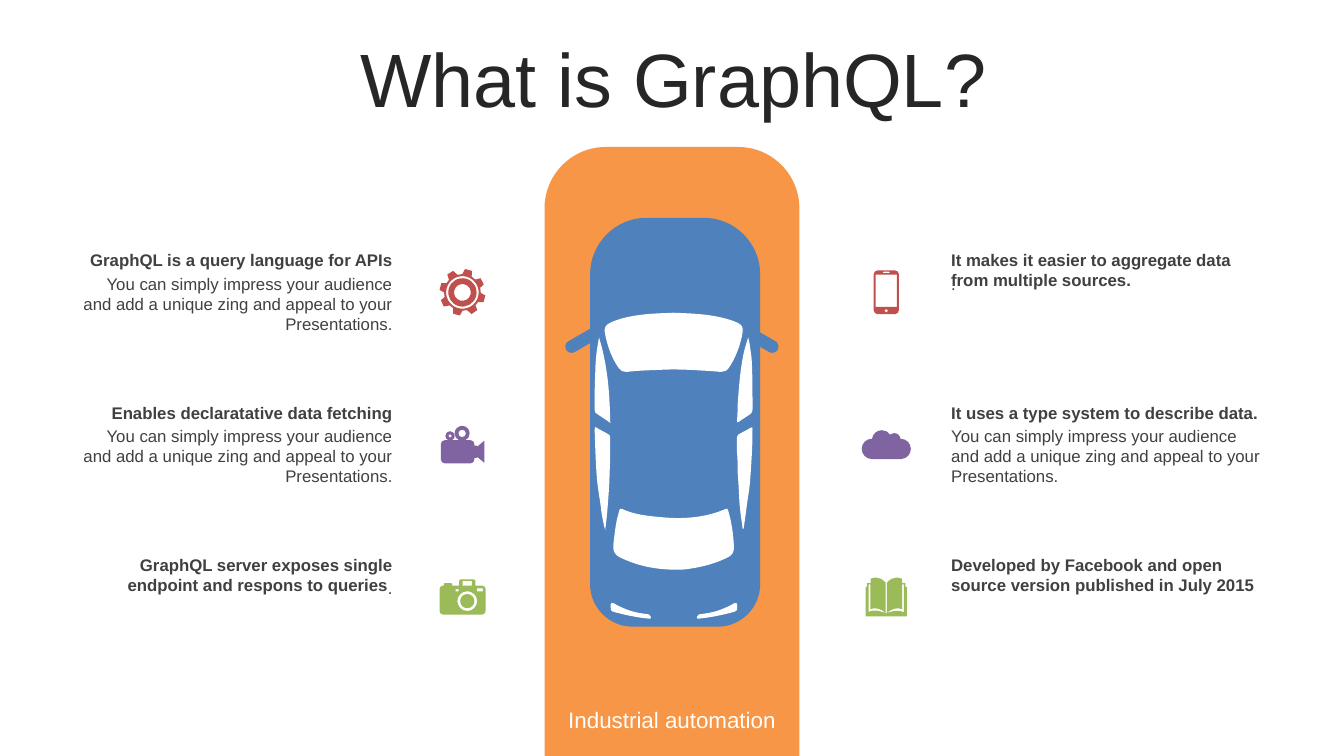
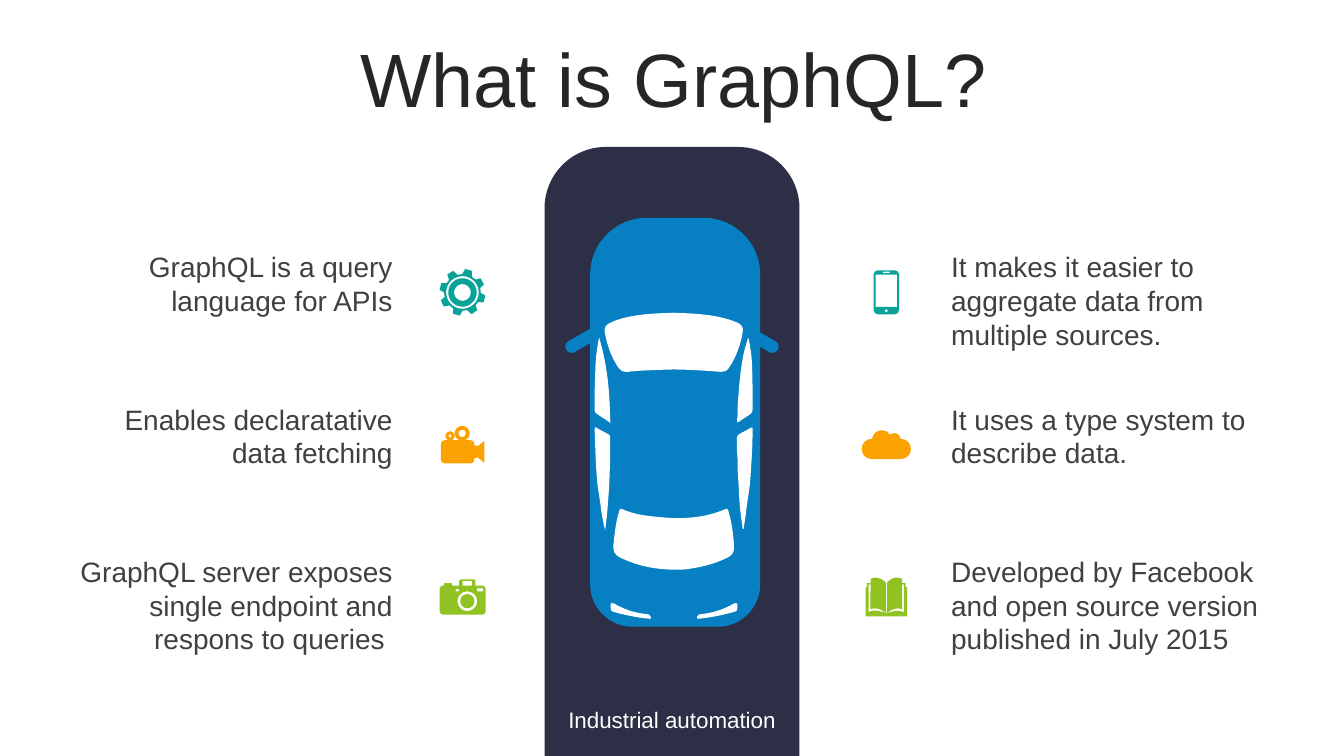
Before and after one commit to thanhlongvl/sportdemo, a slide deck: slide 4 of industry 4.0-Revolution-PowerPoint-Templates.pptx. Drawn at 1344x756 pixels with LibreOffice and Linux fonts; fonts in the diff are those of the drawing. Boxes give left, top, right and bottom in pixels: in the first picture for what was removed or moved away, otherwise in the second. Text is boxed around its words. In the diff, an @@ line names an element or a change of style, - is before the commit and + after.

Commit message:
update

```diff
--- a/industry 4.0-Revolution-PowerPoint-Templates.pptx
+++ b/industry 4.0-Revolution-PowerPoint-Templates.pptx
@@ round same rect at (544,147,800,756): fill #F79646 to #2C2F45 @@
@@ freeform shape at (566,218,779,627): fill #4F81BD to #0680C3 @@
@@ freeform shape at (440,269,486,316): fill #C0504D to #07A398; outline redrawn @@
@@ text removed at (942,268,1277,339) @@
-.
@@ text removed at (83,278,392,330) @@
-You can simply impress your audience and add a unique zing and appeal to your Presentations.
@@ freeform shape at (874,270,899,315): fill #C0504D to #07A398; outline redrawn @@
@@ freeform shape at (595,313,753,619): outline redrawn @@
@@ text removed at (83,430,392,482) @@
-You can simply impress your audience and add a unique zing and appeal to your Presentations.
@@ freeform shape at (441,425,484,463): fill #8064A2 to #FBA200; outline redrawn @@
@@ freeform shape at (862,431,911,460): fill #8064A2 to #FBA200; outline redrawn @@
@@ text removed at (951,430,1260,482) @@
-You can simply impress your audience and add a unique zing and appeal to your Presentations.
@@ size 12 to 20 pt, bold off in 6 elements at (149,256,392,316), (125,409,393,469), (951,410,1245,464), (951,256,1203,350), (951,561,1258,655), (80,561,393,655) @@
@@ text removed at (67,574,402,644) @@
-.
@@ freeform shape at (440,580,486,615): fill #9BBB59 to #90C221; outline redrawn @@
@@ freeform shape at (866,578,907,617): fill #9BBB59 to #90C221; outline redrawn @@
```
Also in this commit, not shown: 46 other slides changed, 4 slides added, 3 slides removed.
